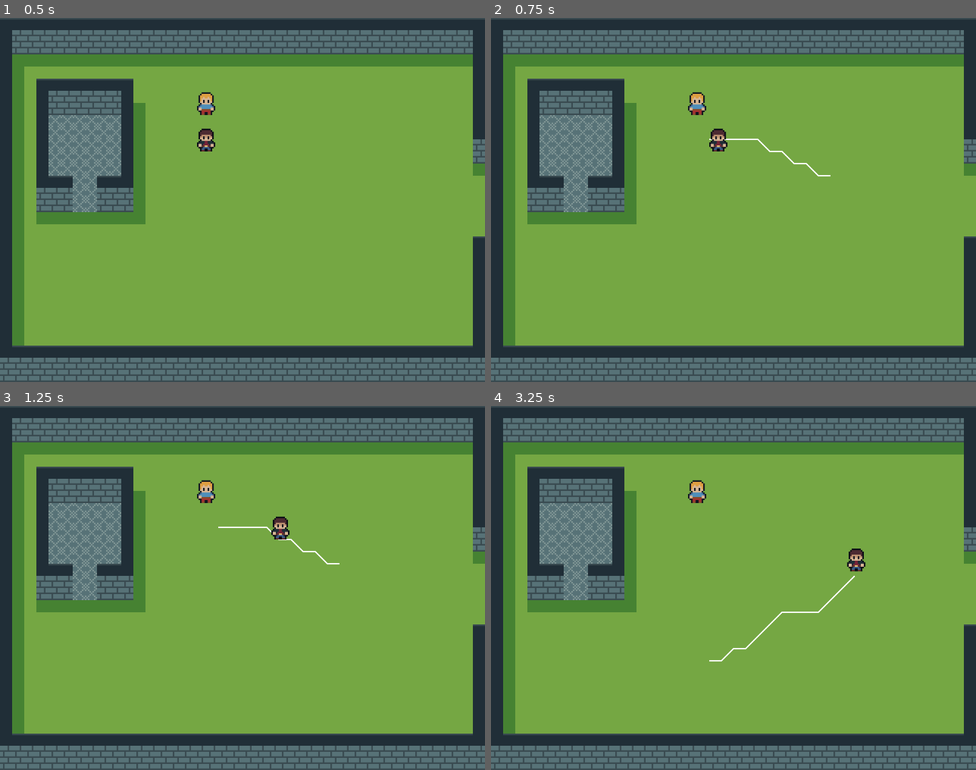
Above: before the commit, frames 1-4 (two rows, left to right).
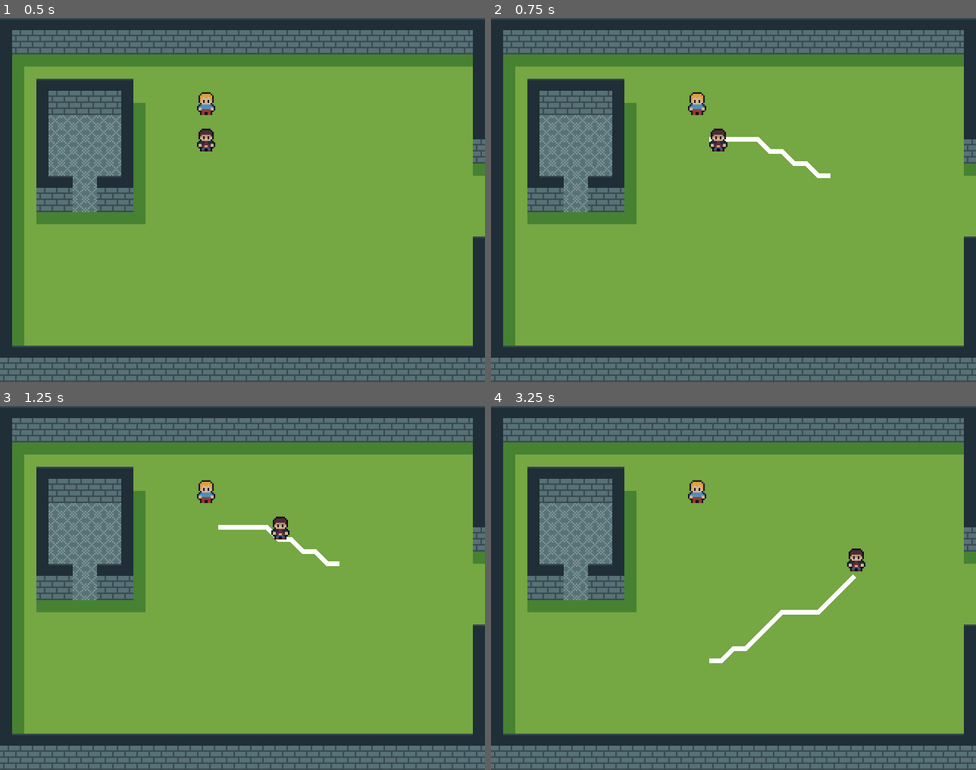
Above: after the commit, the same moments.

Repository: Paraldos/vampire-game
Game: Godot game, scene res://level/graveyard.tscn
Same seed, same stepped clock (60 frames per second), same inputs: the game is played once before the commit and once after it.
Inputs (mouse positions are in pixels of both pictures, inside the frame that each line leads up to):
- Up to frame 1 (0.5 s): no input
- Up to frame 2 (0.75 s): tap Enter at 0.5 s; move the mouse to (840, 181) at 0.52 s; hold D (right) from 0.53 s (still down); tap Space (action) at 0.6 s; click (840, 181) at 0.67 s
- Up to frame 3 (1.25 s): keep holding D (right)
- Up to frame 4 (3.25 s): move the mouse to (636, 606) at 1.27 s; release D (right) at 1.28 s; hold S (down) 1.28-2.03 s; tap Space (action) at 1.35, 2.1, 2.85 s; move the mouse to (782, 507) at 2.02 s; hold D (right) 2.03-2.78 s; move the mouse to (709, 660) at 2.77 s; hold W (up) from 2.78 s (still down); click (709, 660) at 2.92 s

Frame 1 is identical in both runs. In frame 2, 0.2% of the frame differs, in the area x 45-70%, y 32-44%; in frame 3, 0.3%; in frame 4, 0.4%, in the area x 45-76%, y 46-71%.

Commit message:
refactored pathfinding

Diff:
--- a/level/template/tile_map_layer.tscn
+++ b/level/template/tile_map_layer.tscn
@@ -51,4 +51,4 @@
 metadata/_edit_lock_ = true
 
 [node name="Line2D" type="Line2D" parent="."]
-width = 1.0
+width = 3.0
